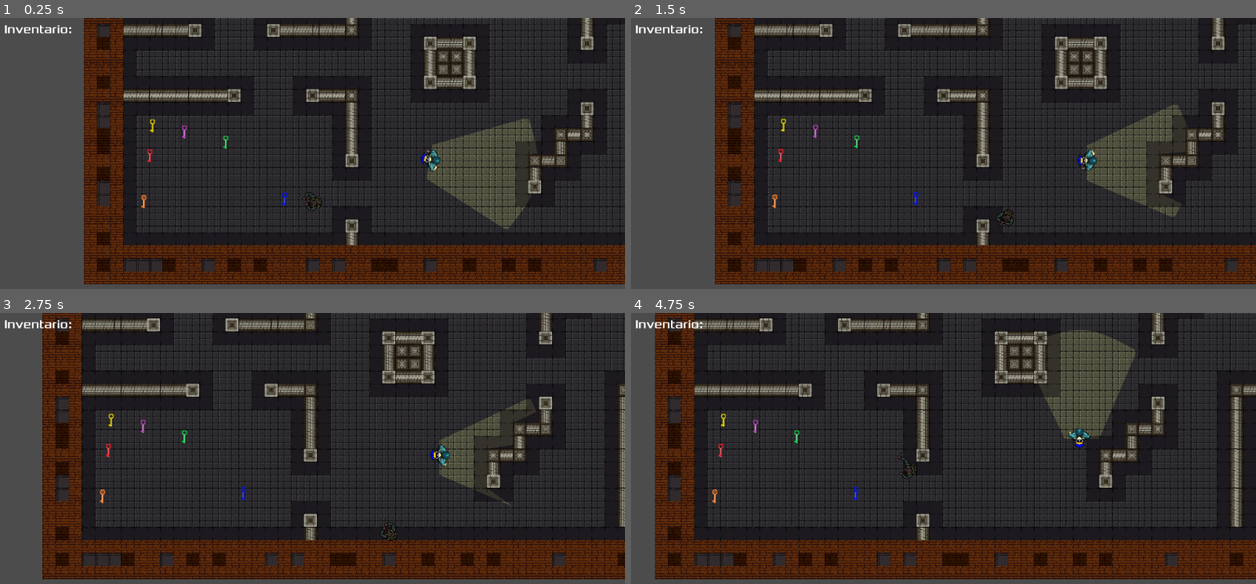
Above: before the commit, frames 1-4 (two rows, left to right).
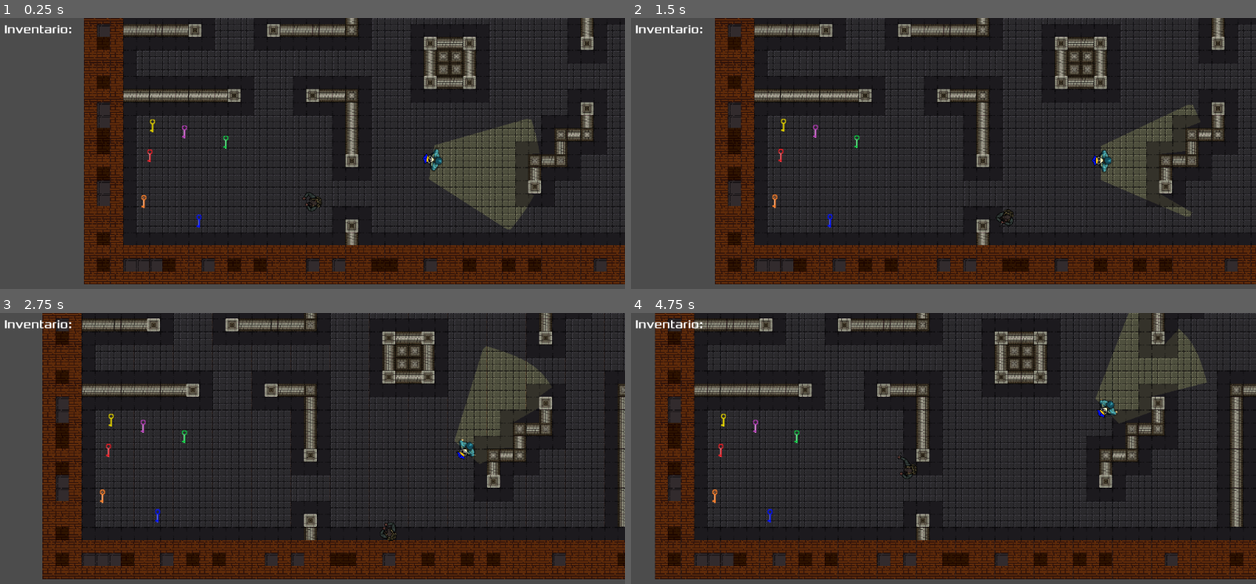
Above: after the commit, the same moments.

Repository: zanon005/RyansJailBreak
Game: Godot game, scene res://src/Main.tscn
Two runs of this game, one before a commit and one after it. Both use one fixed random seed, a clock stepped at 60 frames per second and the inputs below.
Inputs (mouse positions are in pixels of both pictures, inside the frame that each line leads up to):
- Up to frame 1 (0.25 s): no input
- Up to frame 2 (1.5 s): move the mouse to (1081, 183) at 0.52 s; hold D (right) 0.53-1.28 s; tap Space (attack) at 0.6, 1.35 s; move the mouse to (818, 218) at 1.27 s; hold Down (down) from 1.28 s (still down)
- Up to frame 3 (2.75 s): move the mouse to (375, 415) at 2.02 s; release Down (down) at 2.03 s; hold D (right) from 2.03 s (still down); tap Space (attack) at 2.1 s
- Up to frame 4 (4.75 s): move the mouse to (912, 570) at 2.77 s; release D (right) at 2.78 s; hold W (up) 2.78-3.53 s; tap Space (attack) at 2.85, 3.6, 4.35 s; move the mouse to (1131, 551) at 3.52 s; hold A (left) from 3.53 s (still down); move the mouse to (756, 440) at 4.27 s

The runs differ from the first frame. In frame 1, 0.4% of the frame differs, in the area x 31-86%, y 36-79%; in frame 2, 1.1%; in frame 3, 2.8%; in frame 4, 4.6%, in the area x 21-93%, y 0-78%.

Commit message:
Adicionado mecanica de 'morte' ao player

Diff:
--- a/src/Enemies/EnemyStatus.gd
+++ b/src/Enemies/EnemyStatus.gd
@@ -11,7 +11,6 @@
 	chasing_icon = load("res://Sprites/Icons/RedExclamationMark.png")
 
 func _on_Policial_state_changed(currentState):
-	print(currentState)
 	match(currentState):
 		'ROAMING':
 			texture = roaming_icon
--- a/src/Enemies/PolicialV2/PolicialV2.gd
+++ b/src/Enemies/PolicialV2/PolicialV2.gd
@@ -1,8 +1,10 @@
 extends KinematicBody2D
 
-export var run_speed := 300
+export var damage := 25
+export var run_speed := 150
 export var health := 100
 onready var animation := $PolicialAnimation
+var distanceThreshold = 5
 var velocity := Vector2()
 enum STATE {ROAMING, CHASING_PLAYER, GOINGTO_LAST_KOWN_PLAYER_POS, DEAD}
 var currentState = 0
@@ -59,9 +61,9 @@
 		generate_path_to(currentPositionToGoTo)
 		navigate()
 		move()
-	print("CurrentState: '",
-		STATE.keys()[currentState],
-		"', GoingTo: [",currentRoamingIndexPoint,"] At: ",currentPositionToGoTo)
+	#print("CurrentState: '",
+	#	STATE.keys()[currentState],
+	#	"', GoingTo: [",currentRoamingIndexPoint,"] At: ",currentPositionToGoTo)
 
 func _state_machine():
 	match currentState:
@@ -79,6 +81,7 @@
 				#Keep chasing while player is detected
 				if( !(playerIsInFov && playerIsVisible) ):
 					_updateState(STATE.GOINGTO_LAST_KOWN_PLAYER_POS)
+					currentPositionToGoTo = lastKnownPlayerPosition
 				else:
 					_chasePlayer()
 			STATE.GOINGTO_LAST_KOWN_PLAYER_POS:
@@ -99,23 +102,15 @@
 
 func _chasePlayer():
 	currentPositionToGoTo = player.global_position
-	#look_at(currentPositionToGoTo)
+	look_at(currentPositionToGoTo)
 	lastKnownPlayerPosition = currentPositionToGoTo
 
 func _updateState(newState):
 	currentState = newState
 	emit_signal("state_changed", STATE.keys()[newState])
 
-func compare_position_with_aprox_range(pos1, pos2, tolerance=5):
-	var diffX = abs(pos1[0] - pos2[0])
-	var diffY = abs(pos1[1] - pos2[1])
-
-	if( (diffX > 0 && diffX < tolerance) &&  (diffY > 0 && diffY < tolerance) ):
-		return true
-	return false
-
 func check_if_reached_current_roaming_point() -> bool:
-	if(global_position.distance_to(currentPositionToGoTo) < 5):
+	if(global_position.distance_to(currentPositionToGoTo) < distanceThreshold):
 		return true
 	else:
 		return false
@@ -138,12 +133,12 @@
 func navigate(): #Defines the next position the enemy must moove
 	if(currentPath.size() > 1):
 		velocity = global_position.direction_to(currentPath[1]) * run_speed
-		#if(currentState != STATE.CHASING_PLAYER):
-		look_at(currentPath[1])
+		if(currentState != STATE.CHASING_PLAYER):
+			look_at(currentPath[1])
 		#	If the current global position is equal to current path point
 		# then pop this point that is already visited
-		if(compare_position_with_aprox_range(currentPath[0], global_position, 1)):
-			currentPath.pop_front()
+		if(currentPath[0].distance_to(global_position) < distanceThreshold):
+			currentPath.remove(0)
 
 func die():
 	if(currentState != STATE.DEAD):
@@ -173,11 +168,15 @@
 	return playerIsVisible
 
 #Only colides with "player_weapon" layer
-func _on_BodyHitBox_area_entered(_area):
-	if(currentState != STATE.DEAD):
-		health = health - 50
-		if(health <= 0):
-			die()
+func _on_BodyHitBox_area_entered(area):
+	if(area.is_in_group("PlayerWeapon")):
+		if(currentState != STATE.DEAD):
+			health = health - 50
+			if(health <= 0):
+				die()
+
+func getEnemyDamage():
+	return damage
 
 func _on_FieldOfViewArea_body_entered(body):
 	if(body.is_in_group("Player")):
--- a/src/Enemies/PolicialV2/PolicialV2.tscn
+++ b/src/Enemies/PolicialV2/PolicialV2.tscn
@@ -10,100 +10,100 @@
 
 [sub_resource type="AtlasTexture" id=1]
 flags = 4
+atlas = ExtResource( 1 )
+region = Rect2( 0, 0, 49, 54 )
+
+[sub_resource type="AtlasTexture" id=2]
+flags = 4
+atlas = ExtResource( 1 )
+region = Rect2( 49, 0, 49, 54 )
+
+[sub_resource type="AtlasTexture" id=3]
+flags = 4
+atlas = ExtResource( 1 )
+region = Rect2( 98, 0, 49, 54 )
+
+[sub_resource type="AtlasTexture" id=4]
+flags = 4
+atlas = ExtResource( 1 )
+region = Rect2( 147, 0, 49, 54 )
+
+[sub_resource type="AtlasTexture" id=5]
+flags = 4
+atlas = ExtResource( 2 )
+region = Rect2( 0, 0, 46, 52 )
+
+[sub_resource type="AtlasTexture" id=6]
+flags = 4
+atlas = ExtResource( 2 )
+region = Rect2( 46, 0, 46, 52 )
+
+[sub_resource type="AtlasTexture" id=7]
+flags = 4
+atlas = ExtResource( 2 )
+region = Rect2( 92, 0, 46, 52 )
+
+[sub_resource type="AtlasTexture" id=8]
+flags = 4
+atlas = ExtResource( 2 )
+region = Rect2( 138, 0, 46, 52 )
+
+[sub_resource type="AtlasTexture" id=9]
+flags = 4
 atlas = ExtResource( 3 )
 region = Rect2( 0, 0, 32, 45 )
 
-[sub_resource type="AtlasTexture" id=2]
+[sub_resource type="AtlasTexture" id=10]
 flags = 4
 atlas = ExtResource( 3 )
 region = Rect2( 32, 0, 32, 45 )
 
-[sub_resource type="AtlasTexture" id=3]
+[sub_resource type="AtlasTexture" id=11]
 flags = 4
 atlas = ExtResource( 3 )
 region = Rect2( 64, 0, 32, 45 )
 
-[sub_resource type="AtlasTexture" id=4]
+[sub_resource type="AtlasTexture" id=12]
 flags = 4
 atlas = ExtResource( 3 )
 region = Rect2( 96, 0, 32, 45 )
 
-[sub_resource type="AtlasTexture" id=5]
+[sub_resource type="AtlasTexture" id=13]
 flags = 4
 atlas = ExtResource( 3 )
 region = Rect2( 128, 0, 32, 45 )
 
-[sub_resource type="AtlasTexture" id=6]
+[sub_resource type="AtlasTexture" id=14]
 flags = 4
 atlas = ExtResource( 3 )
 region = Rect2( 160, 0, 32, 45 )
 
-[sub_resource type="AtlasTexture" id=7]
+[sub_resource type="AtlasTexture" id=15]
 flags = 4
 atlas = ExtResource( 3 )
 region = Rect2( 192, 0, 32, 45 )
 
-[sub_resource type="AtlasTexture" id=8]
+[sub_resource type="AtlasTexture" id=16]
 flags = 4
 atlas = ExtResource( 3 )
 region = Rect2( 224, 0, 32, 45 )
 
-[sub_resource type="AtlasTexture" id=9]
-flags = 4
-atlas = ExtResource( 1 )
-region = Rect2( 0, 0, 49, 54 )
-
-[sub_resource type="AtlasTexture" id=10]
-flags = 4
-atlas = ExtResource( 1 )
-region = Rect2( 49, 0, 49, 54 )
-
-[sub_resource type="AtlasTexture" id=11]
-flags = 4
-atlas = ExtResource( 1 )
-region = Rect2( 98, 0, 49, 54 )
-
-[sub_resource type="AtlasTexture" id=12]
-flags = 4
-atlas = ExtResource( 1 )
-region = Rect2( 147, 0, 49, 54 )
-
-[sub_resource type="AtlasTexture" id=13]
-flags = 4
-atlas = ExtResource( 2 )
-region = Rect2( 0, 0, 46, 52 )
-
-[sub_resource type="AtlasTexture" id=14]
-flags = 4
-atlas = ExtResource( 2 )
-region = Rect2( 46, 0, 46, 52 )
-
-[sub_resource type="AtlasTexture" id=15]
-flags = 4
-atlas = ExtResource( 2 )
-region = Rect2( 92, 0, 46, 52 )
-
-[sub_resource type="AtlasTexture" id=16]
-flags = 4
-atlas = ExtResource( 2 )
-region = Rect2( 138, 0, 46, 52 )
-
 [sub_resource type="SpriteFrames" id=17]
 animations = [ {
-"frames": [ SubResource( 1 ), SubResource( 2 ), SubResource( 3 ), SubResource( 4 ), SubResource( 5 ), SubResource( 6 ), SubResource( 7 ), SubResource( 8 ) ],
-"loop": true,
-"name": "walk",
-"speed": 10.0
-}, {
-"frames": [ SubResource( 9 ), SubResource( 10 ), SubResource( 11 ), SubResource( 12 ) ],
+"frames": [ SubResource( 1 ), SubResource( 2 ), SubResource( 3 ), SubResource( 4 ) ],
 "loop": false,
 "name": "die1",
 "speed": 5.0
 }, {
-"frames": [ SubResource( 13 ), SubResource( 14 ), SubResource( 15 ), SubResource( 16 ) ],
+"frames": [ SubResource( 5 ), SubResource( 6 ), SubResource( 7 ), SubResource( 8 ) ],
 "loop": false,
 "name": "die2",
 "speed": 5.0
+}, {
+"frames": [ SubResource( 9 ), SubResource( 10 ), SubResource( 11 ), SubResource( 12 ), SubResource( 13 ), SubResource( 14 ), SubResource( 15 ), SubResource( 16 ) ],
+"loop": true,
+"name": "walk",
+"speed": 10.0
 } ]
 
 [sub_resource type="CircleShape2D" id=18]
@@ -123,7 +123,7 @@
 scale = Vector2( 6, 6 )
 frames = SubResource( 17 )
 animation = "walk"
-frame = 4
+frame = 6
 playing = true
 
 [node name="BodyShape" type="CollisionShape2D" parent="."]
--- /dev/null
+++ b/src/Levels/Level1/Level1_V2.gd
@@ -0,0 +1,17 @@
+extends Node2D
+
+signal scenePlayerDied()
+# Called when the node enters the scene tree for the first time.
+
+func _ready():
+	pass # Replace with function body.
+
+
+# Called every frame. 'delta' is the elapsed time since the previous frame.
+#func _process(delta):
+#	pass
+
+
+func _on_Player_playerDied():
+	print("Scene player died")
+	emit_signal("scenePlayerDied")
--- a/src/Levels/Level1/Level1_V2.tscn
+++ b/src/Levels/Level1/Level1_V2.tscn
@@ -1,6 +1,7 @@
-[gd_scene load_steps=47 format=2]
+[gd_scene load_steps=48 format=2]
 
 [ext_resource path="res://src/Player/Player.tscn" type="PackedScene" id=1]
+[ext_resource path="res://src/Levels/Level1/Level1_V2.gd" type="Script" id=2]
 [ext_resource path="res://Sprites/Misc/porta-azul.png" type="Texture" id=3]
 [ext_resource path="res://src/Items/Keys/YellowKey.tscn" type="PackedScene" id=4]
 [ext_resource path="res://src/Items/Keys/PurpleKey.tscn" type="PackedScene" id=5]
@@ -455,10 +456,12 @@
 15/z_index = 0
 
 [node name="CurrentLevel" type="Node2D"]
+script = ExtResource( 2 )
 
 [node name="LevelNavigation" type="Navigation2D" parent="." groups=[
 "LevelNavigation",
 ]]
+z_index = -1
 __meta__ = {
 "_edit_group_": true,
 "_edit_lock_": true
@@ -473,6 +476,7 @@
 [node name="Player" parent="." instance=ExtResource( 1 )]
 position = Vector2( 921.71, 1831.2 )
 scale = Vector2( 0.5, 0.5 )
+z_index = 1
 collision_mask = 38
 run_speed = 400
 
@@ -491,7 +495,6 @@
 [node name="Policial2" parent="Enemies" instance=ExtResource( 17 )]
 position = Vector2( 1489.09, 1624.22 )
 scale = Vector2( 0.55, 0.55 )
-run_speed = 100
 
 [node name="Doors" type="Node" parent="."]
 
@@ -581,7 +584,7 @@
 [node name="RoamingPoint10" type="Position2D" parent="RoamingPoints" groups=[
 "RoamingPoint",
 ]]
-position = Vector2( 965.127, 1486.22 )
+position = Vector2( 950.535, 1476.12 )
 scale = Vector2( 5, 5 )
 
 [node name="RoamingPoint11" type="Position2D" parent="RoamingPoints" groups=[
@@ -593,13 +596,13 @@
 [node name="RoamingPoint12" type="Position2D" parent="RoamingPoints" groups=[
 "RoamingPoint",
 ]]
-position = Vector2( 141.929, 1162.12 )
+position = Vector2( 142.988, 1150.47 )
 scale = Vector2( 5, 5 )
 
 [node name="Itens" type="Node" parent="."]
 
 [node name="Key" parent="Itens" instance=ExtResource( 8 )]
-position = Vector2( 792.478, 1822.28 )
+position = Vector2( 372.03, 1931.6 )
 
 [node name="Key2" parent="Itens" instance=ExtResource( 7 )]
 position = Vector2( 503.152, 1542.73 )
@@ -615,3 +618,5 @@
 
 [node name="Key6" parent="Itens" instance=ExtResource( 4 )]
 position = Vector2( 144.087, 1462.06 )
+
+[connection signal="playerDied" from="Player" to="." method="_on_Player_playerDied"]
--- a/src/Main.gd
+++ b/src/Main.gd
@@ -15,3 +15,7 @@
 	#if player.position.y > sceneLimit.position.y:
 	#	get_tree().change_scene("res://Levels/GameOver.tscn")
 	pass
+
+
+func _on_CurrentLevel_scenePlayerDied():
+	print("Main, player died")
--- a/src/Main.tscn
+++ b/src/Main.tscn
@@ -41,3 +41,5 @@
 __meta__ = {
 "_edit_use_anchors_": false
 }
+
+[connection signal="scenePlayerDied" from="CurrentLevel" to="." method="_on_CurrentLevel_scenePlayerDied"]
--- a/src/Player/Player.gd
+++ b/src/Player/Player.gd
@@ -1,12 +1,19 @@
 extends KinematicBody2D
 
+export var damage := 50
 export var run_speed := 350
 export var health := 100
-onready var player_animation := $AnimationPlayer
+onready var playerAnimations := $PlayerAnimations
+onready var auxAnimations := $AuxAnimations
+signal playerDied()
 var isAttacking = false
 var velocity := Vector2()
+var isInvulnerable = false
+enum STATE {ALIVE, DEAD}
+var currentState := 0
 
 func _ready():
+	currentState = STATE.ALIVE
 	pass
 
 func get_input():
@@ -19,29 +26,47 @@
 
 	if !isAttacking:
 		if velocity.x !=0 or velocity.y !=0:
-			player_animation.play("walk")
+			pass
+			playerAnimations.play("walk")
 		else:
-			player_animation.play("idle")
+			pass
+			playerAnimations.play("idle")
 	else:
-		player_animation.play("attack")
+		pass
+		playerAnimations.play("attack")
 
 func _physics_process(delta):
-	get_input()
-	look_at(get_global_mouse_position())
-	velocity = move_and_slide(velocity, Vector2.UP)
+	if(currentState != STATE.DEAD):
+		get_input()
+		look_at(get_global_mouse_position())
+		velocity = move_and_slide(velocity, Vector2.UP)
 
 func _on_AttackHitbox_body_entered(body):
+	#print(body.get_name())
 	pass
-	#print(body.get_name())
-
-
-func _on_AnimationPlayer_animation_finished(anim_name):
-	#print("fim animacao ", anim_name) #Nao esta sendo executada nunca
-	if(anim_name == "attack"):
-		isAttacking = false
-
 
 func _on_PickupItemsZone_body_entered(body):
 	if(body.is_in_group("Item")):
 		print("[PLAYER] Enconstei em: ", body.itemName)
 		body.pickUpItem()
+
+func die():
+	print("Rip player")
+	currentState = STATE.DEAD
+	emit_signal("playerDied")
+
+# Only colides with 'enemies'
+func _on_BodyHitbox_body_entered(body):
+	if(currentState != STATE.DEAD && body.is_in_group("Enemy") && !isInvulnerable):
+		isInvulnerable = true
+		auxAnimations.play("hit")
+		health = health - body.getEnemyDamage()
+		if(health <= 0): die()
+
+func _on_PlayerAnimations_animation_finished(anim_name):
+	if(anim_name == "attack"):
+		isAttacking = false
+
+func _on_AuxAnimations_animation_finished(anim_name):
+	if(anim_name == "hit"):
+		isInvulnerable = false
--- a/src/Player/Player.tscn
+++ b/src/Player/Player.tscn
@@ -112,8 +112,14 @@
 [sub_resource type="CircleShape2D" id=3]
 radius = 69.0504
 
+[sub_resource type="RectangleShape2D" id=9]
+extents = Vector2( 79.6133, 67.6734 )
+
 [sub_resource type="RectangleShape2D" id=4]
-extents = Vector2( 43, 109.5 )
+extents = Vector2( 67.1372, 135.905 )
+
+[sub_resource type="RectangleShape2D" id=8]
+extents = Vector2( 112.591, 111.088 )
 
 [sub_resource type="Animation" id=5]
 resource_name = "attack"
@@ -259,8 +265,33 @@
 "values": [ Vector2( 0, 0 ) ]
 }
 
-[sub_resource type="RectangleShape2D" id=8]
-extents = Vector2( 112.591, 111.088 )
+[sub_resource type="Animation" id=11]
+resource_name = "hit"
+length = 1.5
+tracks/0/type = "value"
+tracks/0/path = NodePath(".:modulate")
+tracks/0/interp = 1
+tracks/0/loop_wrap = true
+tracks/0/imported = false
+tracks/0/enabled = true
+tracks/0/keys = {
+"times": PoolRealArray( 0, 0.2 ),
+"transitions": PoolRealArray( 1, 1 ),
+"update": 1,
+"values": [ Color( 1, 0, 0, 1 ), Color( 1, 1, 1, 1 ) ]
+}
+tracks/1/type = "value"
+tracks/1/path = NodePath(".:modulate")
+tracks/1/interp = 1
+tracks/1/loop_wrap = true
+tracks/1/imported = false
+tracks/1/enabled = true
+tracks/1/keys = {
+"times": PoolRealArray( 0.2, 0.3, 0.4, 0.5, 0.6, 0.7, 0.8, 0.9, 1, 1.1, 1.2, 1.3, 1.4, 1.5 ),
+"transitions": PoolRealArray( 1, 1, 1, 1, 1, 1, 1, 1, 1, 1, 1, 1, 1, 1 ),
+"update": 1,
+"values": [ Color( 1, 1, 1, 0 ), Color( 1, 1, 1, 1 ), Color( 1, 1, 1, 0 ), Color( 1, 1, 1, 1 ), Color( 1, 1, 1, 0 ), Color( 1, 1, 1, 1 ), Color( 1, 1, 1, 0 ), Color( 1, 1, 1, 1 ), Color( 1, 1, 1, 0 ), Color( 1, 1, 1, 1 ), Color( 1, 1, 1, 0 ), Color( 1, 1, 1, 1 ), Color( 1, 1, 1, 0 ), Color( 1, 1, 1, 1 ) ]
+}
 
 [node name="Player" type="KinematicBody2D" groups=[
 "Player",
@@ -276,9 +307,10 @@
 playing = true
 
 [node name="BodyAnimation" type="AnimatedSprite" parent="."]
+position = Vector2( 20, 38 )
 frames = SubResource( 2 )
-animation = "idle"
-frame = 17
+animation = "attack"
+frame = 14
 speed_scale = 6.0
 playing = true
 
@@ -286,8 +318,15 @@
 position = Vector2( -18.5524, 1.30335 )
 shape = SubResource( 3 )
 
+[node name="BodyHitbox" type="Area2D" parent="."]
+collision_mask = 2
+
+[node name="CollisionShape2D" type="CollisionShape2D" parent="BodyHitbox"]
+position = Vector2( -18.4327, 0 )
+shape = SubResource( 9 )
+
 [node name="AttackHitbox" type="Area2D" parent="." groups=[
-"player_weapon",
+"PlayerWeapon",
 ]]
 collision_layer = 8
 collision_mask = 2
@@ -300,18 +339,23 @@
 "_edit_lock_": true
 }
 
-[node name="AnimationPlayer" type="AnimationPlayer" parent="."]
+[node name="PickupItemsZone" type="Area2D" parent="."]
+collision_layer = 0
+collision_mask = 64
+
+[node name="CollisionShape2D" type="CollisionShape2D" parent="PickupItemsZone"]
+shape = SubResource( 8 )
+
+[node name="PlayerAnimations" type="AnimationPlayer" parent="."]
 anims/attack = SubResource( 5 )
 anims/idle = SubResource( 6 )
 anims/walk = SubResource( 7 )
 
-[node name="PickupItemsZone" type="Area2D" parent="."]
-collision_layer = 0
-collision_mask = 64
-
-[node name="CollisionShape2D" type="CollisionShape2D" parent="PickupItemsZone"]
-shape = SubResource( 8 )
-
+[node name="AuxAnimations" type="AnimationPlayer" parent="."]
+anims/hit = SubResource( 11 )
+
+[connection signal="body_entered" from="BodyHitbox" to="." method="_on_BodyHitbox_body_entered"]
 [connection signal="body_entered" from="AttackHitbox" to="." method="_on_AttackHitbox_body_entered"]
-[connection signal="animation_finished" from="AnimationPlayer" to="." method="_on_AnimationPlayer_animation_finished"]
 [connection signal="body_entered" from="PickupItemsZone" to="." method="_on_PickupItemsZone_body_entered"]
+[connection signal="animation_finished" from="PlayerAnimations" to="." method="_on_PlayerAnimations_animation_finished"]
+[connection signal="animation_finished" from="AuxAnimations" to="." method="_on_AuxAnimations_animation_finished"]
Not shown: 1 places in src/Player/Player.tscn that only renumber resources
